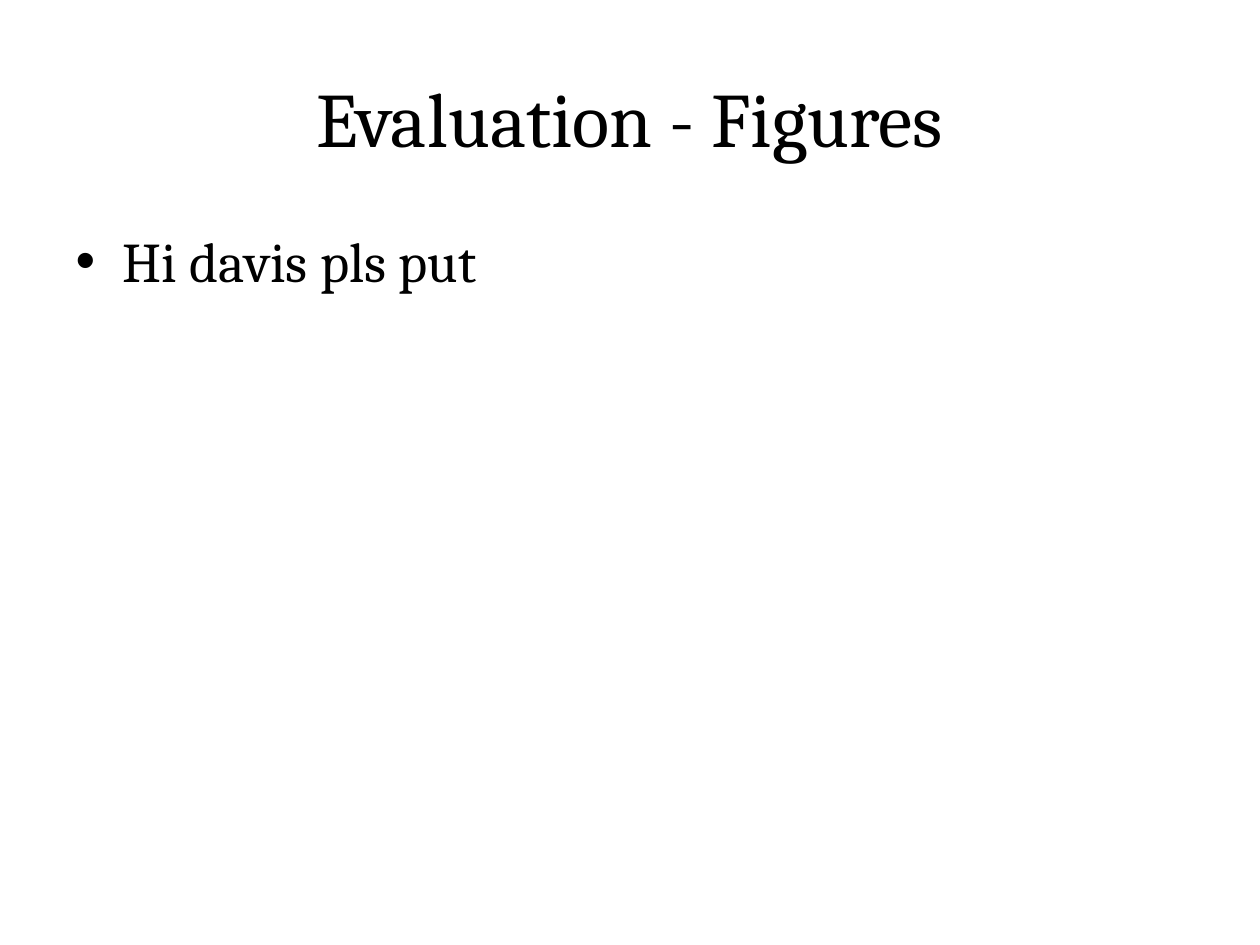
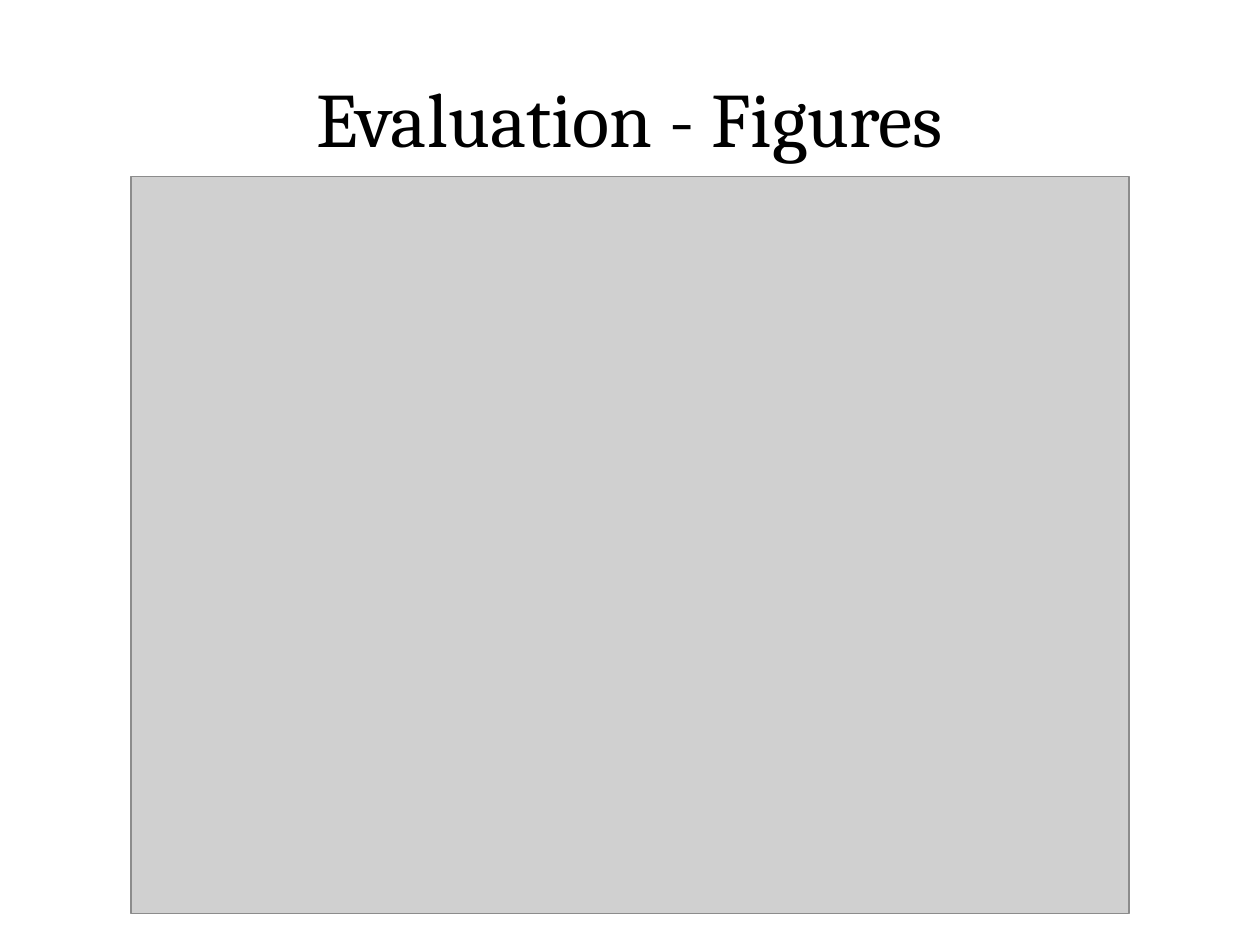
Before and after one commit to blinderm/game-of-life, a slide deck: slide 7 of presentation/CSC213_presentation.pptx. Drawn at 1260x945 pixels with LibreOffice and Linux fonts; fonts in the diff are those of the drawing; grey boxes stand for pictures. Boxes give left, top, right and bottom in pixels: in the first picture for what was removed or moved away, otherwise in the second. Text is boxed around its words. In the diff, an @@ line names an element or a change of style, - is before the commit and + after.

Commit message:
[David] Some images and plots to the presentation.

```diff
--- a/presentation/CSC213_presentation.pptx
+++ b/presentation/CSC213_presentation.pptx
@@ picture added at [131,176,1129,914] @@
@@ text removed at [123,243,477,294] @@
-• Hi davis pls put
```
Also in this commit, not shown: 7 other slides changed, 3 other files.
